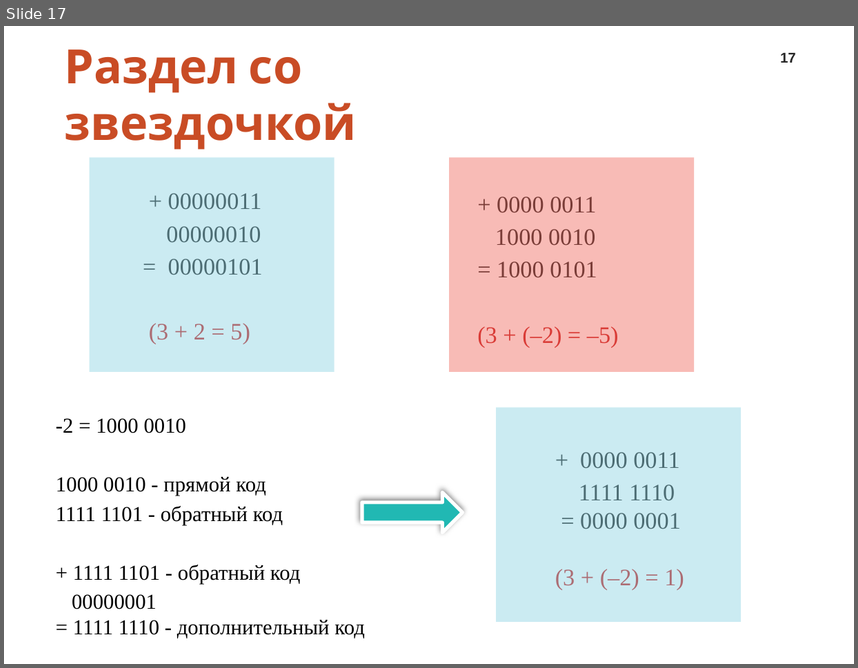
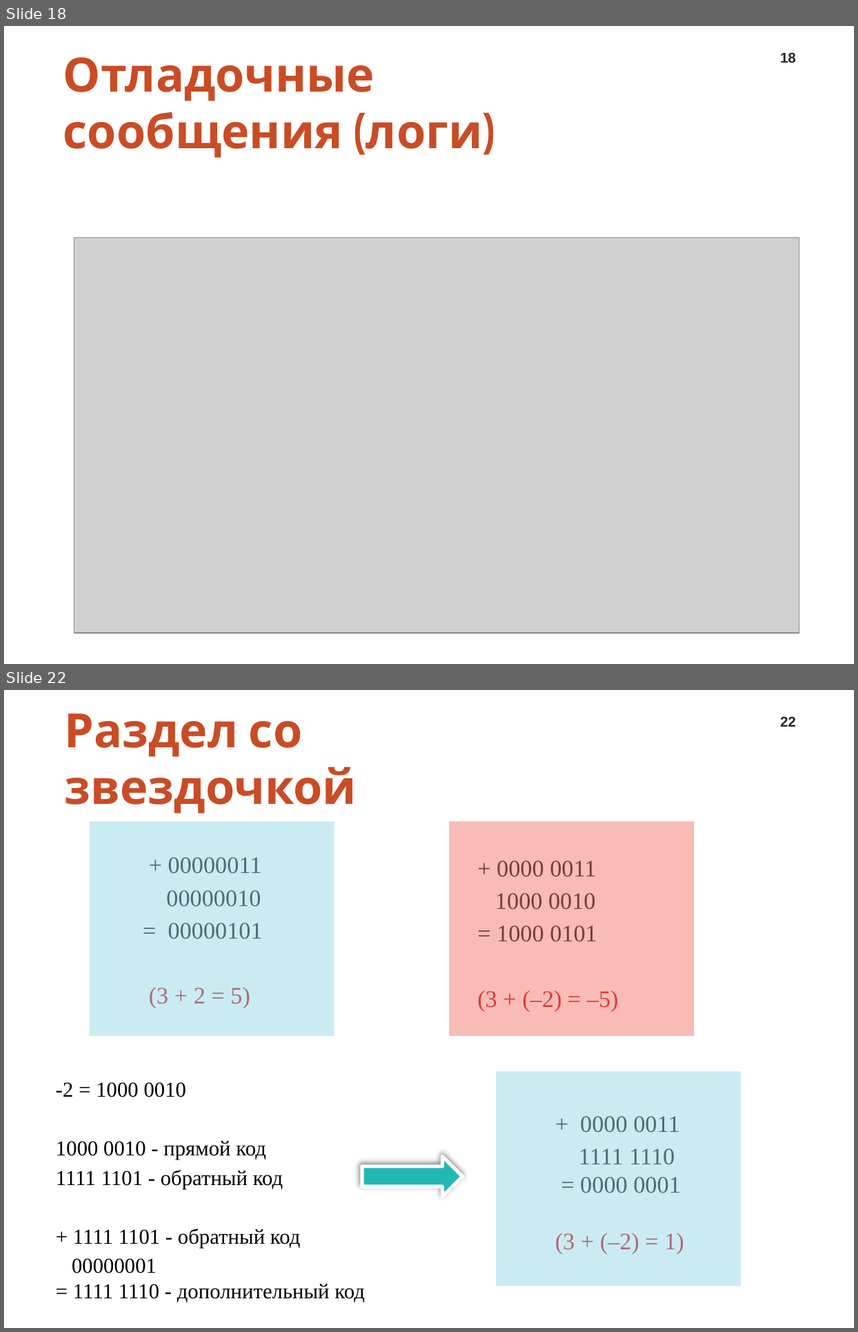
Before and after one commit to IriEfremova/LessonsCube, a slide deck: Android/Lesson4/Peremennie.pptx. Shown one above the other, each under a label of ours: slide 17 before the commit, slides 18 and 22 after it; the slides between them are not shown. The pictures are 858x668 and 858x1332 pixels, drawn with LibreOffice and Linux fonts; fonts in the diff are those of the drawing; grey boxes stand for pictures; background and template pictures are left out. Boxes give left, top, right and bottom in pixels: in the first picture for what was removed or moved away, otherwise in the second. Text is boxed around its words. In the diff, an @@ line names an element or a change of style, - is before the commit and + after.

```diff
--- a/Android/Lesson4/Peremennie.pptx
+++ b/Android/Lesson4/Peremennie.pptx
@@ slide 18 added at (x1=4, y1=26, x2=854, y2=664), background #FFFFFF @@
@@ title added at (x1=63, y1=57, x2=482, y2=158), 40 pt, text #C94C25, bold @@
+Отладочные
+сообщения (логи)
@@ page number added at (x1=780, y1=52, x2=796, y2=63), 12 pt, text #262626, bold @@
+18
@@ picture added at (x1=74, y1=238, x2=800, y2=633) @@
@@ what was slide 17 is now slide 22 @@
@@ page number at (x1=780, y1=716, x2=796, y2=727): text changed @@
-17
+22
```
Also in this commit, not shown: 4 other slides added, 3 slides removed, 2 other files.
